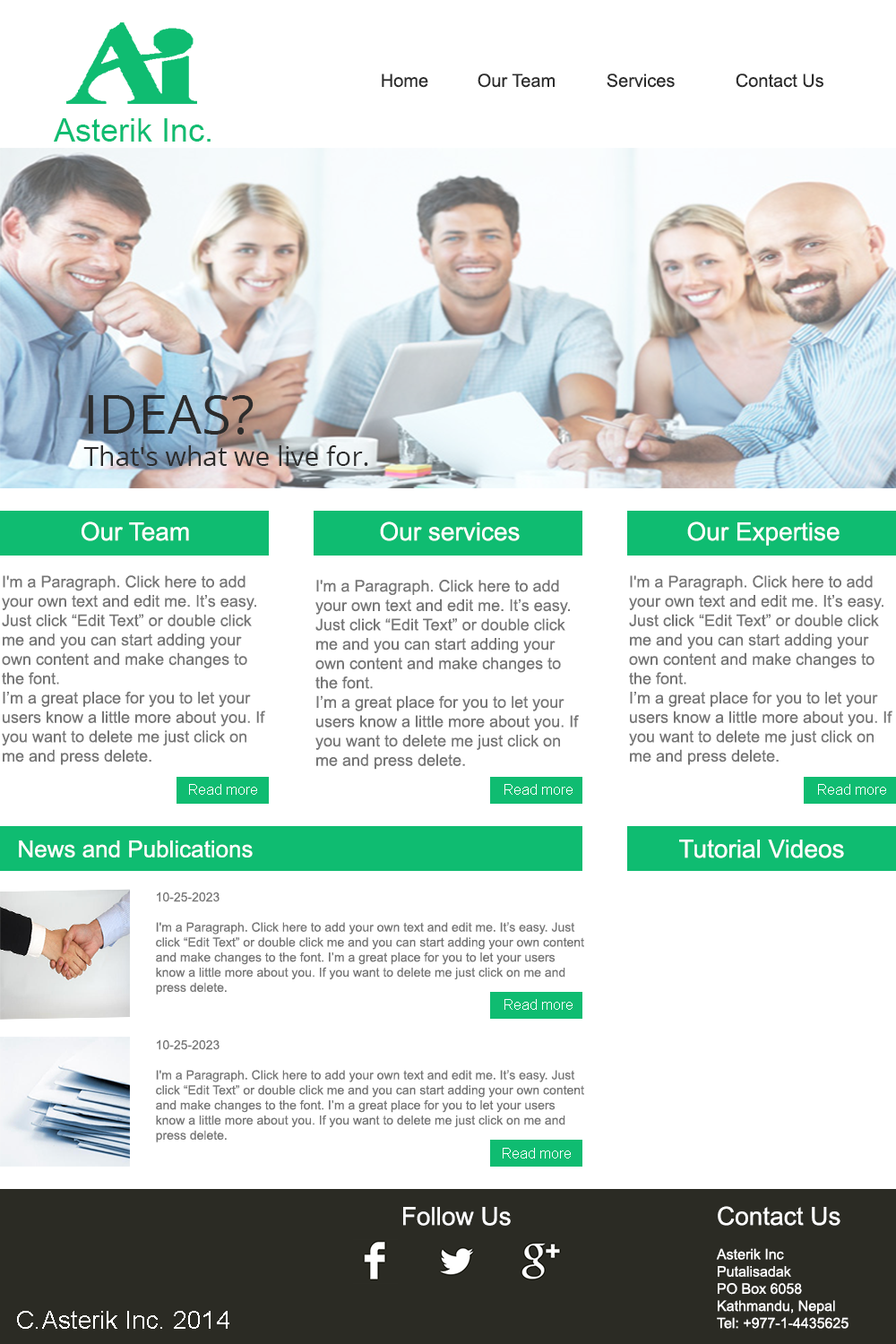
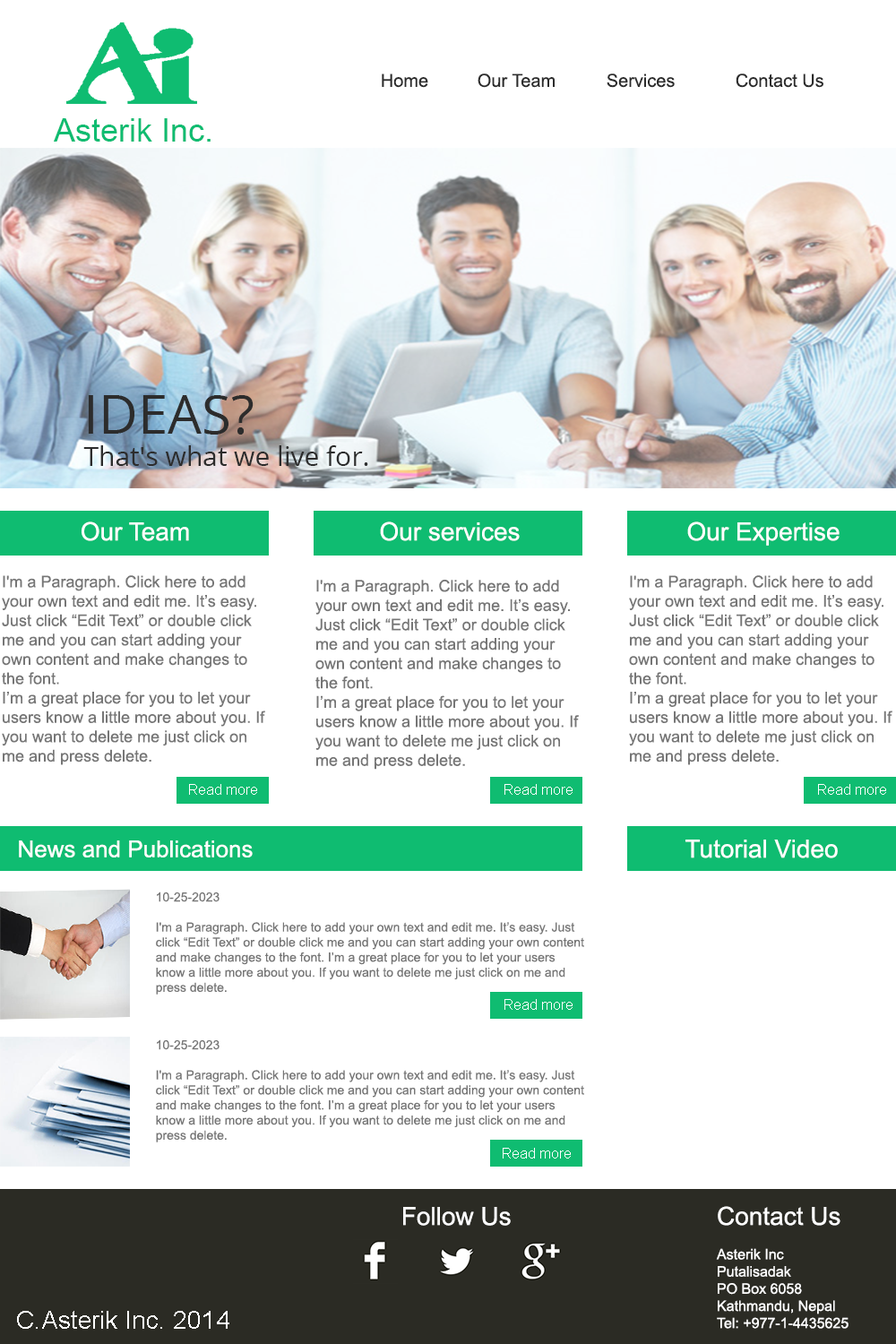
Comparing the layer stacks of the two 896px x 1344px images. Changes:
renamed "Tutorial Videos" to "Tutorial Video", painted on it over [left=678, top=839, right=844, bottom=859]
